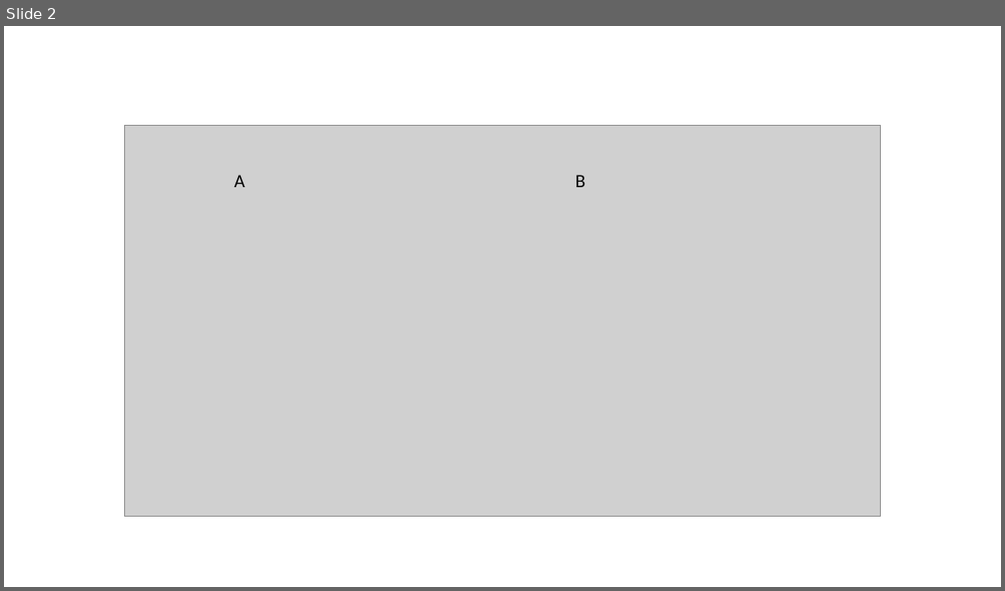
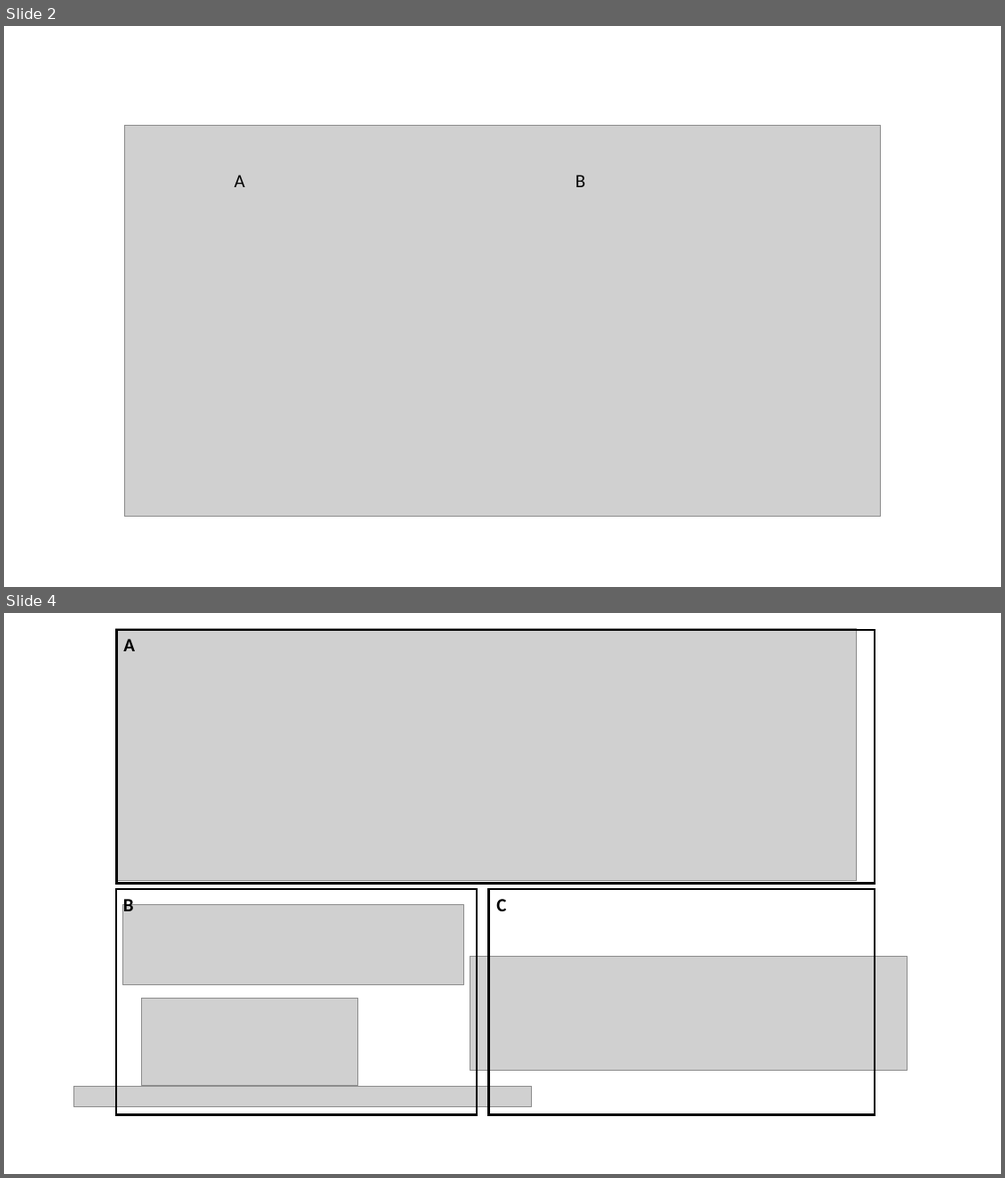
Before and after one commit to LewisLabUCSD/N-Glycosylation-Markov-Models, a slide deck: Figures/Figures.pptx. Shown one above the other, each under a label of ours: slide 2 before the commit, slides 2 and 4 after it; the slides between them are not shown. The pictures are 1005x591 and 1005x1178 pixels, drawn with LibreOffice and Linux fonts; fonts in the diff are those of the drawing; grey boxes stand for pictures. Boxes give left, top, right and bottom in pixels: in the first picture for what was removed or moved away, otherwise in the second. Text is boxed around its words. In the diff, an @@ line names an element or a change of style, - is before the commit and + after.

```diff
--- a/Figures/Figures.pptx
+++ b/Figures/Figures.pptx
@@ slide 4 added at bbox=[4, 613, 1001, 1174], background #FFFFFF @@
@@ picture added at bbox=[116, 629, 858, 881] @@
@@ rectangle added at bbox=[117, 629, 875, 883], outline #000000 2.25 pt @@
@@ text added at bbox=[123, 639, 135, 651], 18 pt, text #000000, bold @@
+A
@@ rectangle added at bbox=[116, 889, 477, 1115], outline #000000 2.25 pt @@
@@ picture added at bbox=[123, 904, 464, 984] @@
@@ text added at bbox=[123, 895, 134, 911], 18 pt, text #000000, bold @@
+B
@@ rectangle added at bbox=[488, 889, 874, 1115], outline #000000 2.25 pt @@
@@ text added at bbox=[496, 899, 506, 911], 18 pt, text #000000, bold @@
+C
@@ picture added at bbox=[469, 957, 906, 1070] @@
@@ picture added at bbox=[142, 998, 358, 1086] @@
@@ picture added at bbox=[74, 1086, 532, 1106] @@
```
Also in this commit, not shown: 1 other slide added, 21 other files.
